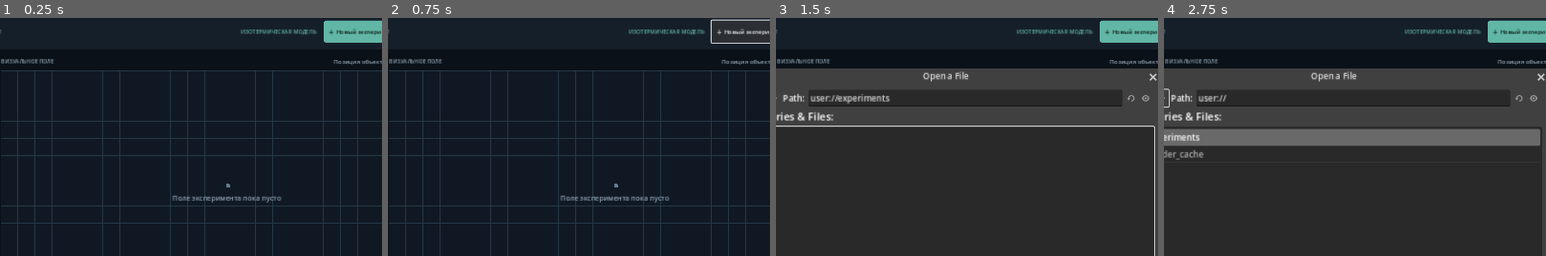
Above: before the commit, frames 1-4 (left to right).
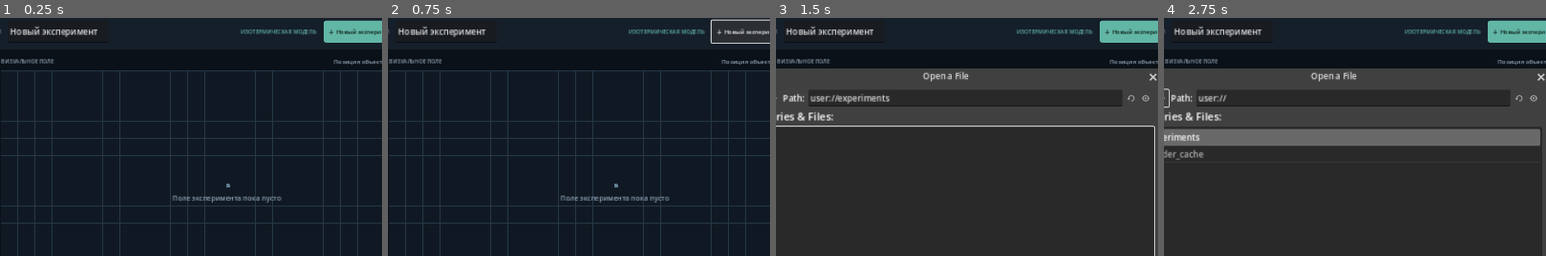
Above: after the commit, the same moments.

Repository: AndreyCokol/ChemSim
Game: Godot game, scene res://scenes/main.tscn
Same seed, same stepped clock (60 frames per second), same inputs: the game is played once before the commit and once after it.
Inputs (mouse positions are % of the whole screen's width and height, from its top left):
- Up to frame 1 (0.25 s): no input
- Up to frame 2 (0.75 s): click "＋ Новый эксперимент" at 0.5 s
- Up to frame 3 (1.5 s): click "Открыть черновик" at 1.25 s
- Up to frame 4 (2.75 s): click (20, 18) at 2 s
The pictures show only the part of the screen within x 20-70%, y 1-51%; the shares and areas given below are measured in that part.

The runs differ from the first frame. In frame 1, 0.6% of the frame differs, in the area x 2-29%, y 3-11%; in frame 2, 0.6%; in frame 3, 0.6%; in frame 4, 0.6%.

Commit message:
feat(ui): edit experiment title and guard unsaved drafts

Diff:
--- a/scripts/main.gd
+++ b/scripts/main.gd
@@ -14,6 +14,7 @@
 
 var status_label: Label
 var composition_list: VBoxContainer
+var experiment_name_input: LineEdit
 var visual_field
 var graph_title: Label
 var reaction_input: LineEdit
@@ -36,6 +37,8 @@
 var phase_input: OptionButton
 var open_dialog: FileDialog
 var save_dialog: FileDialog
+var discard_dialog: ConfirmationDialog
+var pending_open_path: String = ""
 
 func _ready() -> void:
 	_build_ui()
@@ -68,12 +71,18 @@
 	panel.add_child(_pad(row, 18, 12, 18, 12))
 	row.add_child(_label("ChemSim", 23, FG))
 	row.add_child(_label("ЛАБОРАТОРИЯ ОБЩЕЙ ХИМИИ", 10, MUTED))
+	experiment_name_input = LineEdit.new()
+	experiment_name_input.placeholder_text = "Название эксперимента"
+	experiment_name_input.text = experiment_name
+	experiment_name_input.custom_minimum_size.x = 190
+	experiment_name_input.text_changed.connect(_on_experiment_name_changed)
+	row.add_child(experiment_name_input)
 	var spacer := Control.new()
 	spacer.size_flags_horizontal = Control.SIZE_EXPAND_FILL
 	row.add_child(spacer)
 	row.add_child(_label("ИЗОТЕРМИЧЕСКАЯ МОДЕЛЬ", 10, ACCENT))
 	var new_button := _button("＋ Новый эксперимент", true)
-	new_button.pressed.connect(_new_experiment)
+	new_button.pressed.connect(_request_new_experiment)
 	row.add_child(new_button)
 	var open_button := _button("Открыть черновик", false)
 	open_button.pressed.connect(_open_draft_picker)
@@ -298,6 +307,11 @@
 	phase_input.add_item("Твёрдое")
 	form.add_child(phase_input)
 	add_dialog.confirmed.connect(_confirm_add_component)
+	discard_dialog = ConfirmationDialog.new()
+	discard_dialog.title = "Несохранённые изменения"
+	discard_dialog.dialog_text = "Текущий черновик изменён. Продолжить без сохранения?"
+	discard_dialog.confirmed.connect(_confirm_discard_pending_action)
+	add_child(discard_dialog)
 	_create_file_dialogs()
 
 func _open_add_dialog() -> void:
@@ -450,6 +464,11 @@
 			draft_dirty = true
 			return
 
+func _on_experiment_name_changed(value: String) -> void:
+	experiment_name = value
+	draft_dirty = true
+	_set_draft_status()
+
 func _on_reaction_changed(_value: String) -> void:
 	draft_dirty = true
 	_set_draft_status()
@@ -476,12 +495,20 @@
 	)
 	return button
 
+func _request_new_experiment() -> void:
+	pending_open_path = ""
+	if draft_dirty:
+		discard_dialog.popup_centered()
+		return
+	_new_experiment()
+
 func _new_experiment() -> void:
 	components.clear()
 	selected_component_id = -1
 	editing_component_id = -1
 	next_component_id = 1
 	experiment_name = "Новый эксперимент"
+	experiment_name_input.text = experiment_name
 	reaction_input.text = ""
 	pressure_input.text = ""
 	volume_input.text = ""
@@ -499,7 +526,7 @@
 	open_dialog.access = FileDialog.ACCESS_USERDATA
 	open_dialog.current_dir = "user://experiments"
 	open_dialog.add_filter("*.chemsim.json", "Черновик ChemSim (JSON)")
-	open_dialog.file_selected.connect(_load_draft_from_path)
+	open_dialog.file_selected.connect(_request_load_draft)
 	add_child(open_dialog)
 
 	save_dialog = FileDialog.new()
@@ -514,6 +541,20 @@
 
 func _open_draft_picker() -> void:
 	open_dialog.popup_centered_ratio(0.7)
+
+func _request_load_draft(path: String) -> void:
+	pending_open_path = path
+	if draft_dirty:
+		discard_dialog.popup_centered()
+		return
+	_load_draft_from_path(path)
+
+func _confirm_discard_pending_action() -> void:
+	if pending_open_path.is_empty():
+		_new_experiment()
+	else:
+		_load_draft_from_path(pending_open_path)
+	pending_open_path = ""
 
 func _save_draft_picker() -> void:
 	save_dialog.popup_centered_ratio(0.7)
@@ -589,6 +630,7 @@
 	selected_component_id = -1
 	editing_component_id = -1
 	experiment_name = str(data.experiment_name)
+	experiment_name_input.text = experiment_name
 	reaction_input.text = str(data.reaction_text)
 	var conditions: Dictionary = data.conditions
 	pressure_input.text = str(conditions.get("pressure_raw", ""))
